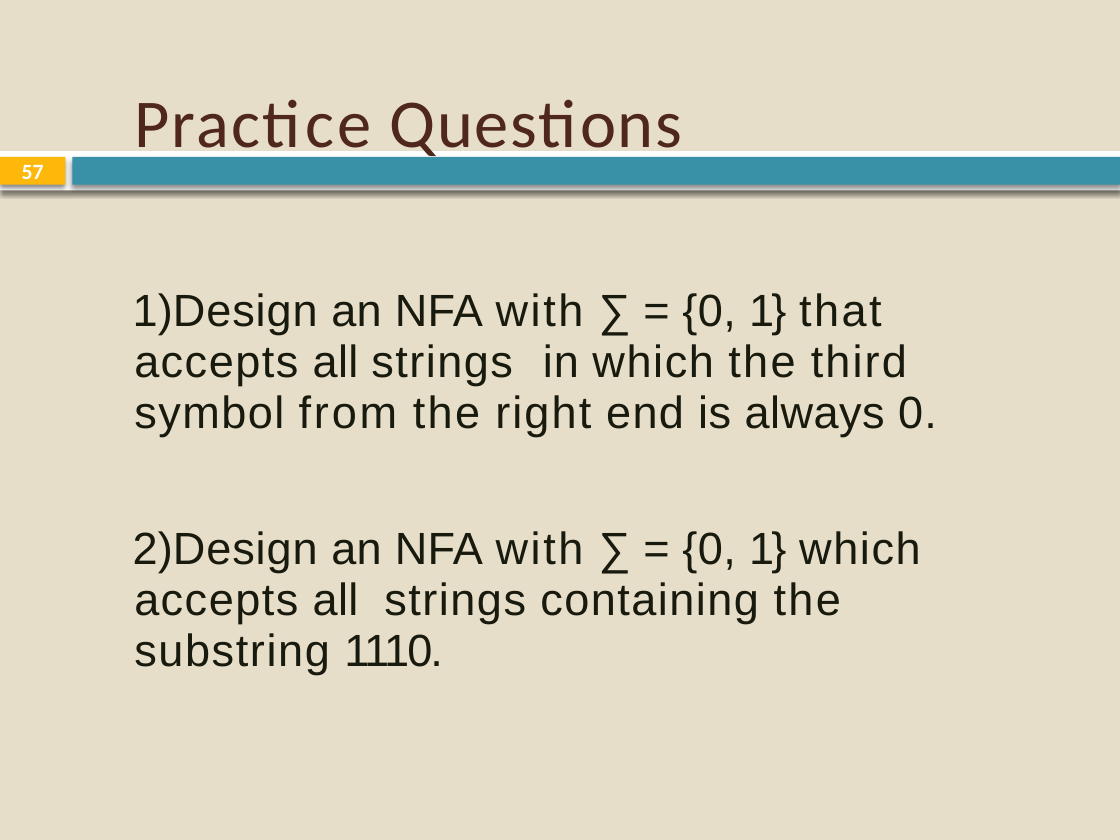
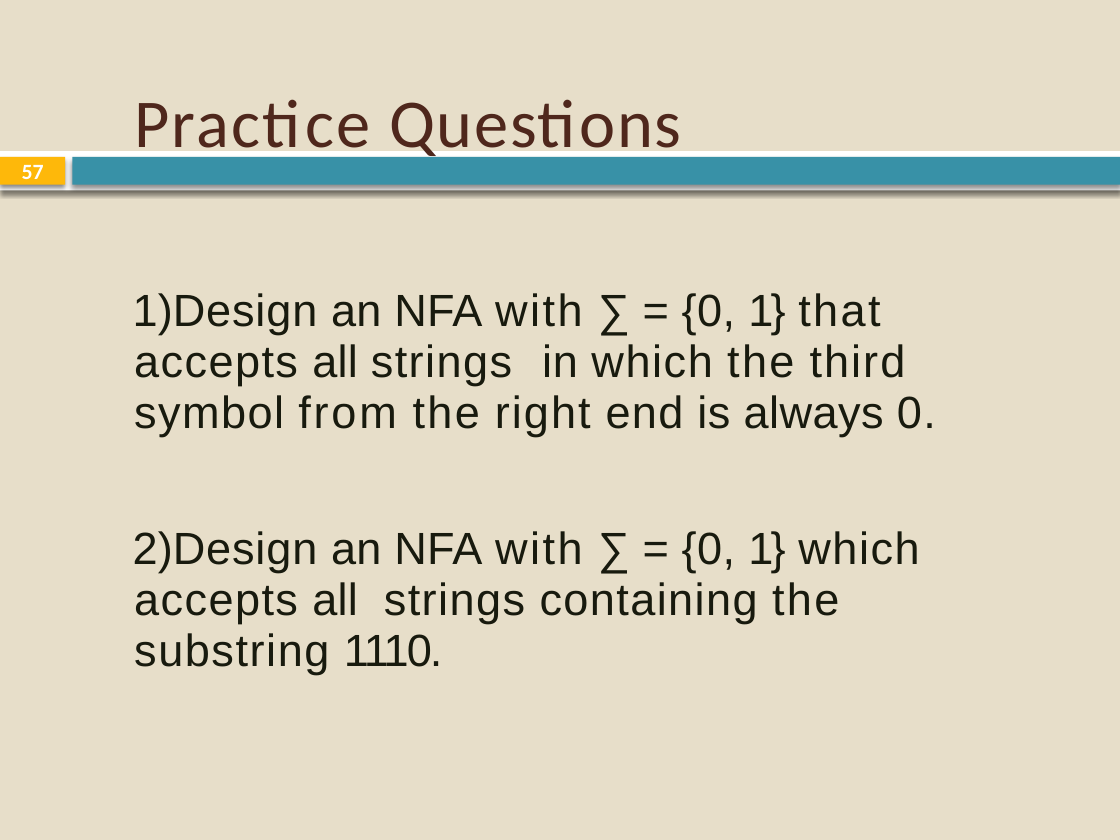
Before and after one commit to sabin-thapa/KUCE18-Sem7, a slide deck: slide 57 of Compiler Design/CE/2. Lexical Analysis.pptx. Drawn at 1120x840 pixels with LibreOffice and Linux fonts; fonts in the diff are those of the drawing. Boxes give left, top, right and bottom in pixels: in the first picture for what was removed or moved away, otherwise in the second. Text is boxed around its words. In the diff, an @@ line names an element or a change of style, - is before the commit and + after.

```diff
--- a/Compiler Design/CE/2. Lexical Analysis.pptx
+++ b/Compiler Design/CE/2. Lexical Analysis.pptx
@@ text "Design an NFA with ∑ ..." at [133, 293, 936, 675]: letter spacing 1.6 to 1.5 pt in "that"; letter spacing 0.2 to 0.1 pt in "all", "all"; letter spacing 1 to 0.9 pt in "strings", "strings"; letter spacing 0.4 to 0.3 pt in "is" @@
```
Also in this commit, not shown: 79 other slides changed, 14 other files.
